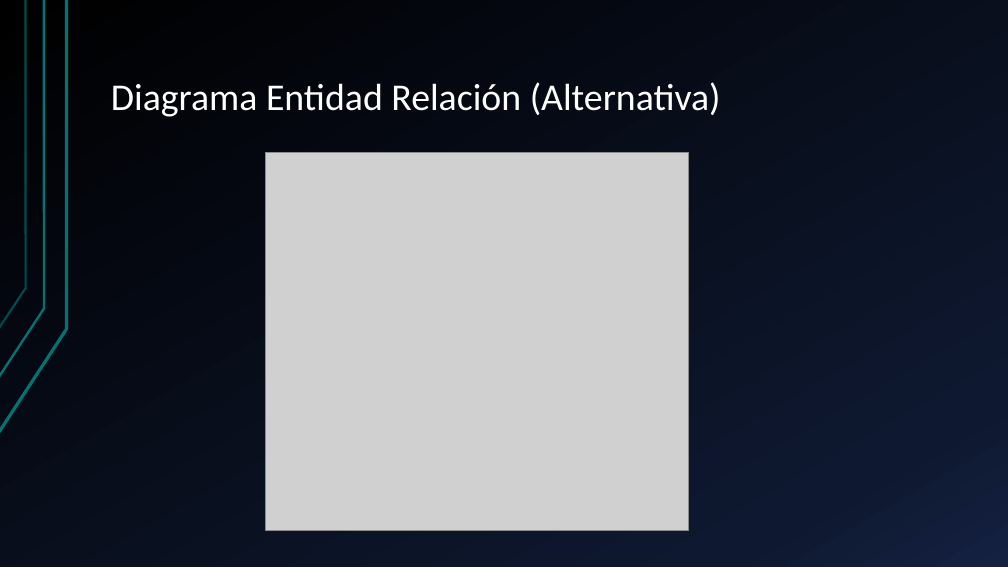
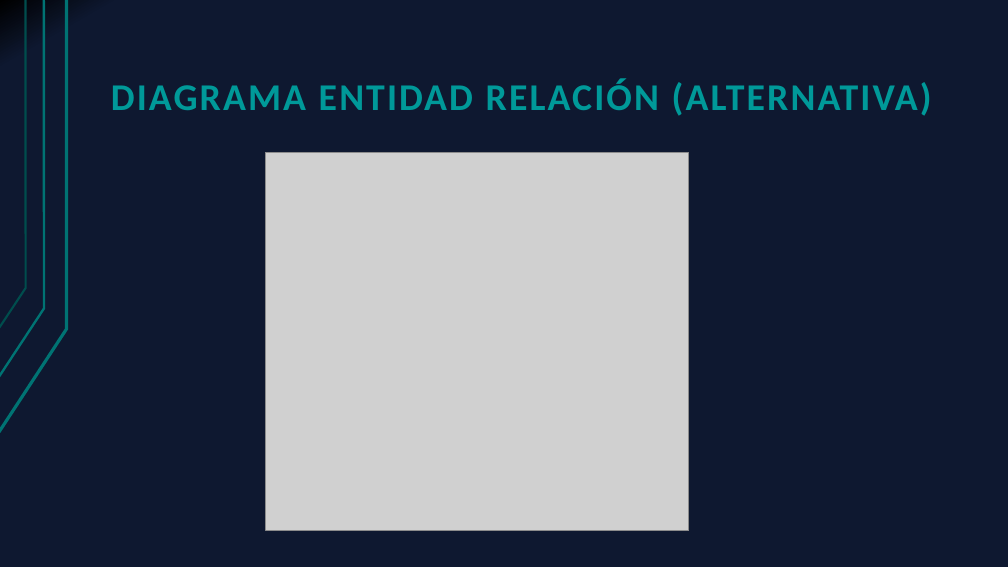
Before and after one commit to Cristoto/FederacionInformes, a slide deck: slide 12 of doc/Presentación/Generador de informes RFESS.pptx. Drawn at 1008x567 pixels with LibreOffice and Linux fonts; fonts in the diff are those of the drawing; grey boxes stand for pictures. Boxes give left, top, right and bottom in pixels: in the first picture for what was removed or moved away, otherwise in the second. Text is boxed around its words. In the diff, an @@ line names an element or a change of style, - is before the commit and + after.

```diff
--- a/doc/Presentación/Generador de informes RFESS.pptx
+++ b/doc/Presentación/Generador de informes RFESS.pptx
@@ background gradient #000000 to #0F1931 to #142242 to gradient #000000 to #0F1931 @@
@@ title at [111,79,932,116]: text changed; text colour #FFFFFF to #009999; bold on @@
-Diagrama Entidad Relación (Alternativa)
+DIAGRAMA ENTIDAD RELACIÓN (ALTERNATIVA)
```
Also in this commit, not shown: 13 other slides changed, 3 slides added.
